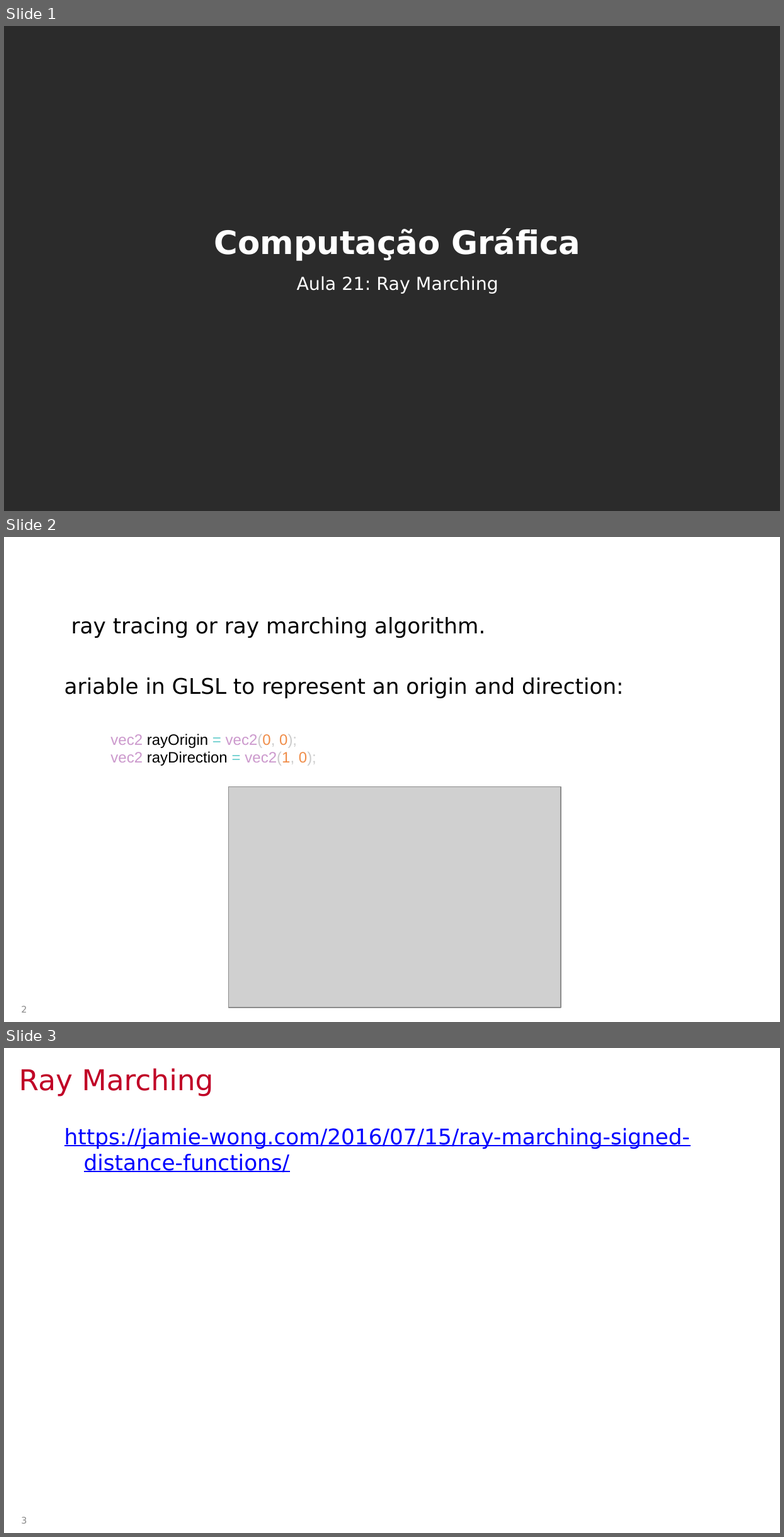
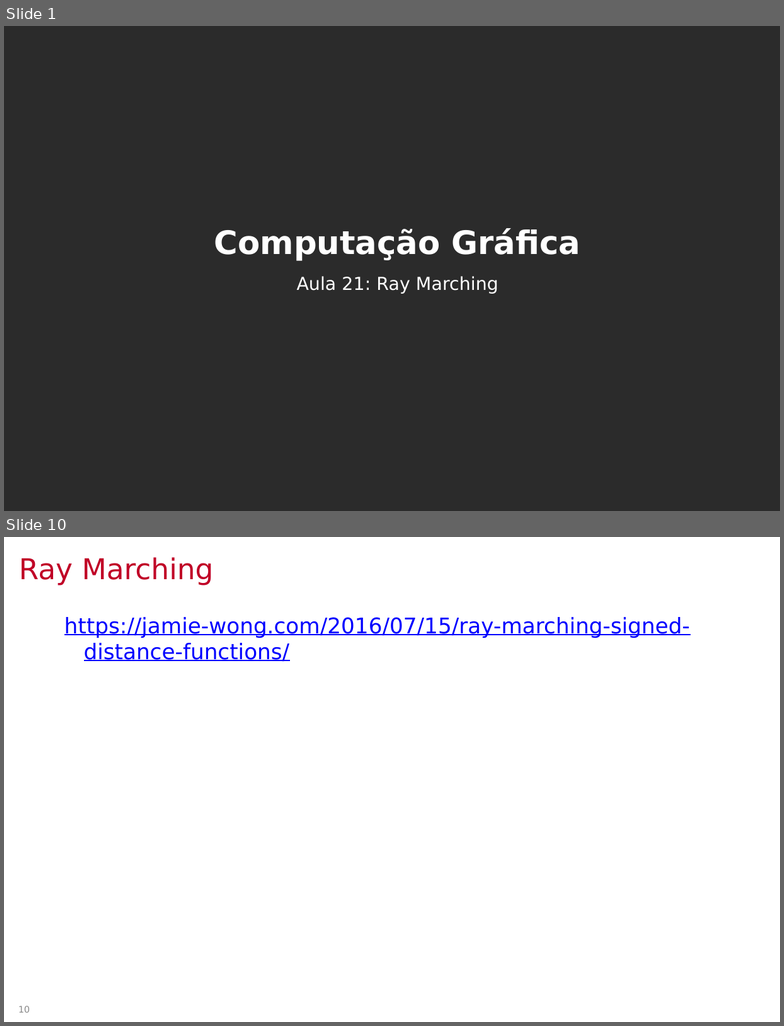
Before and after one commit to lpsoares/ComputacaoGrafica, a slide deck: aulas/22-ray_marching/aula21_ray_marching.pptx. Shown one above the other, each under a label of ours: slides 1, 2 and 3 before the commit, slides 1 and 10 after it; the slides between them are not shown. The pictures are 784x1537 and 784x1026 pixels, drawn with LibreOffice and Linux fonts; fonts in the diff are those of the drawing; grey boxes stand for pictures; background and template pictures are left out; a plain dark background stands for a picture behind light text. Boxes give left, top, right and bottom in pixels: in the first picture for what was removed or moved away, otherwise in the second. Text is boxed around its words. In the diff, an @@ line names an element or a change of style, - is before the commit and + after.

```diff
--- a/aulas/22-ray_marching/aula21_ray_marching.pptx
+++ b/aulas/22-ray_marching/aula21_ray_marching.pptx
@@ slide 2 removed at box(4, 537, 780, 1022), background #FFFFFF @@
@@ text removed at box(64, 617, 624, 698) @@
-ray tracing or ray marching algorithm.
-ariable in GLSL to represent an origin and direction:
@@ text removed at box(110, 734, 316, 766) @@
-vec2 rayOrigin = vec2(0, 0);
-vec2 rayDirection = vec2(1, 0);
@@ picture removed at box(229, 787, 562, 1008) @@
@@ page number removed at box(21, 1006, 27, 1013) @@
-2
@@ what was slide 3 is now slide 10 @@
@@ page number at box(18, 1006, 30, 1013): text changed @@
-3
+10
```
Also in this commit, not shown: 1 slide changed, 7 slides added, 6 other files.
